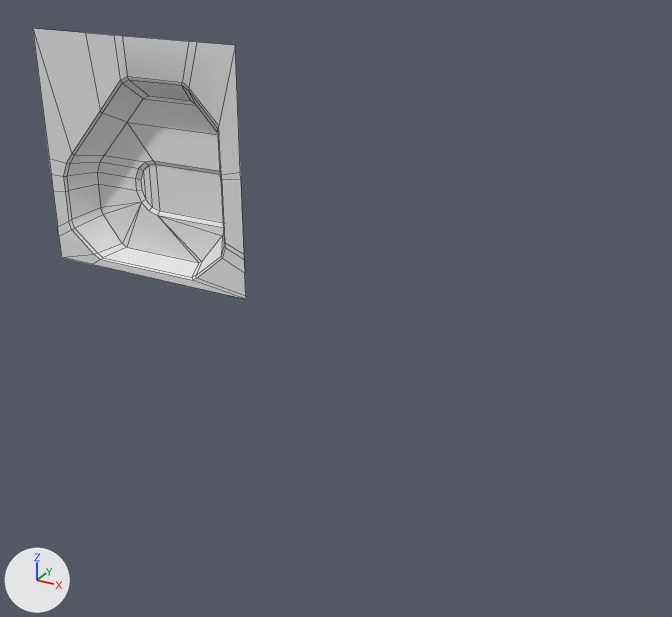
One commit to the Blender file SciFiDoor.blend: the scene before it, then after it.
Before and after are seen from a 50 mm camera at (4.99, -5.74, 2.97) aimed at (2.41, -1.04, 0.61). The lights are fixed; the arrows at lower left show +X, +Y and +Z. Mesh edges are drawn as thin lines.

Before the edit, the objects in view are built like this:
```python
me_door = bpy.data.meshes.new('Door')
me_door.from_pydata(...)  # 37 vertices, 28 faces; spans x -0.677..0.655, y 0.226..0.25, z 0.126..1.503
me_door.polygons.foreach_set('use_smooth', [True] * 28)
me_entrance = bpy.data.meshes.new('Entrance')
me_entrance.from_pydata(...)  # 86 vertices, 66 faces; spans x -1.0..1.0, y 0.0..0.25, z 0.0..2.0
me_entrance.polygons.foreach_set('use_smooth', [True] * 66)
ob_door = bpy.data.objects.new('Door', me_door)
ob_door.location = (0.0, 0.0, 0.0)
ob_entrance = bpy.data.objects.new('Entrance', me_entrance)
ob_entrance.location = (0.0, 0.0, 0.0)
```
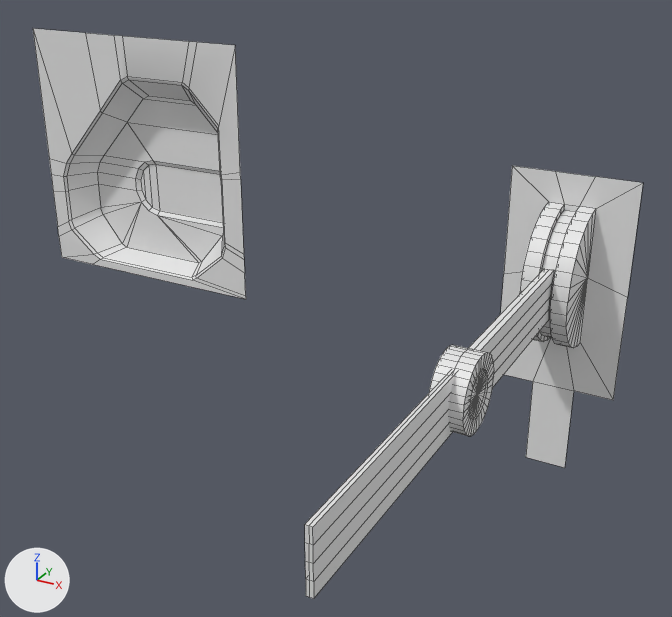
Boxes (x1, y1, x2, y2) around the edits, measured in the pictures (672 x 617 px):
'Circle', added
    after: (501, 166, 643, 468)
'Circle.001', added
    after: (305, 269, 554, 599)

Diff of the bpy script that builds the scene:
```diff
--- a/SciFiDoor.blend.py
+++ b/SciFiDoor.blend.py
@@ me_circle_001 @@
+me_circle_001.from_pydata(...)  # 166 vertices, 152 faces; spans x -0.09..0.0, y -3.34..-0.4, z -0.21..0.21
+me_circle_001.polygons.foreach_set('use_smooth', [True] * 152)
@@ me_circle @@
+me_circle.from_pydata(...)  # 116 vertices, 125 faces; spans x -0.42..0.42, y -0.47..0.0, z -1.46..0.68
+me_circle.polygons.foreach_set('use_smooth', [True] * 125)
@@ ob_circle_001 @@
+ob_circle_001 = bpy.data.objects.new('Circle.001', me_circle_001)
+ob_circle_001.location = (3.557, 0.0, 0.708)
+_m = ob_circle_001.modifiers.new('Mirror', 'MIRROR')
+_m.use_clip = True
@@ ob_circle @@
+ob_circle = bpy.data.objects.new('Circle', me_circle)
+ob_circle.location = (3.557, 0.0, 0.708)
```
